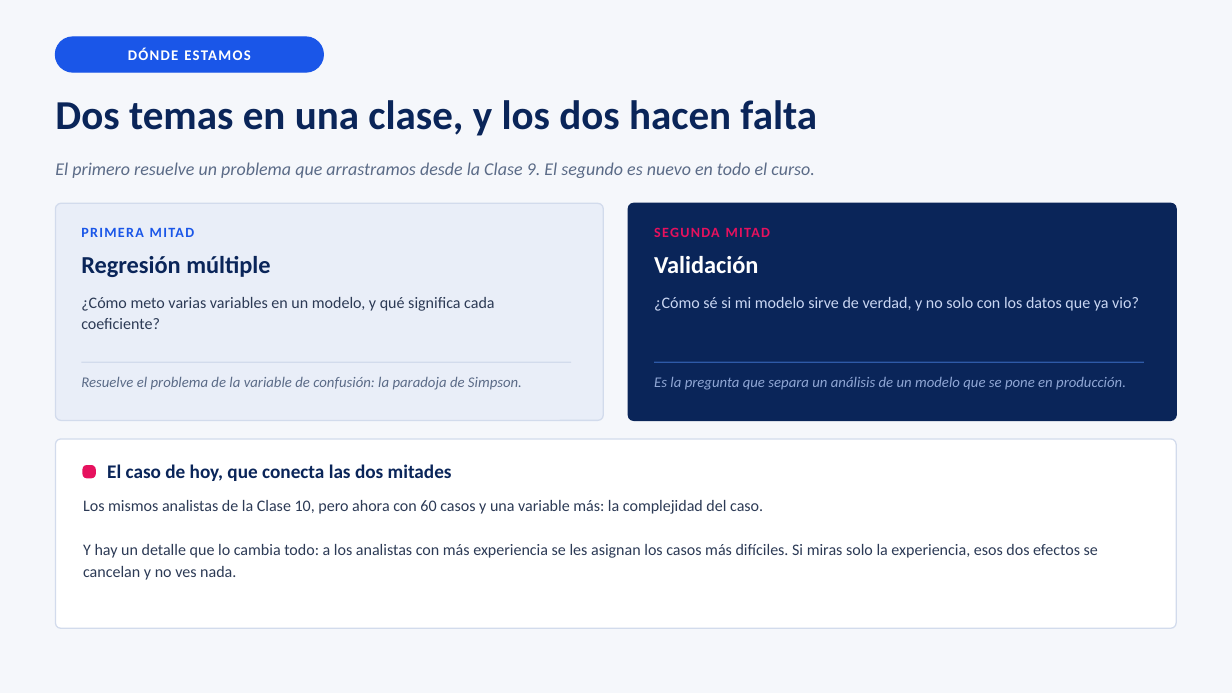
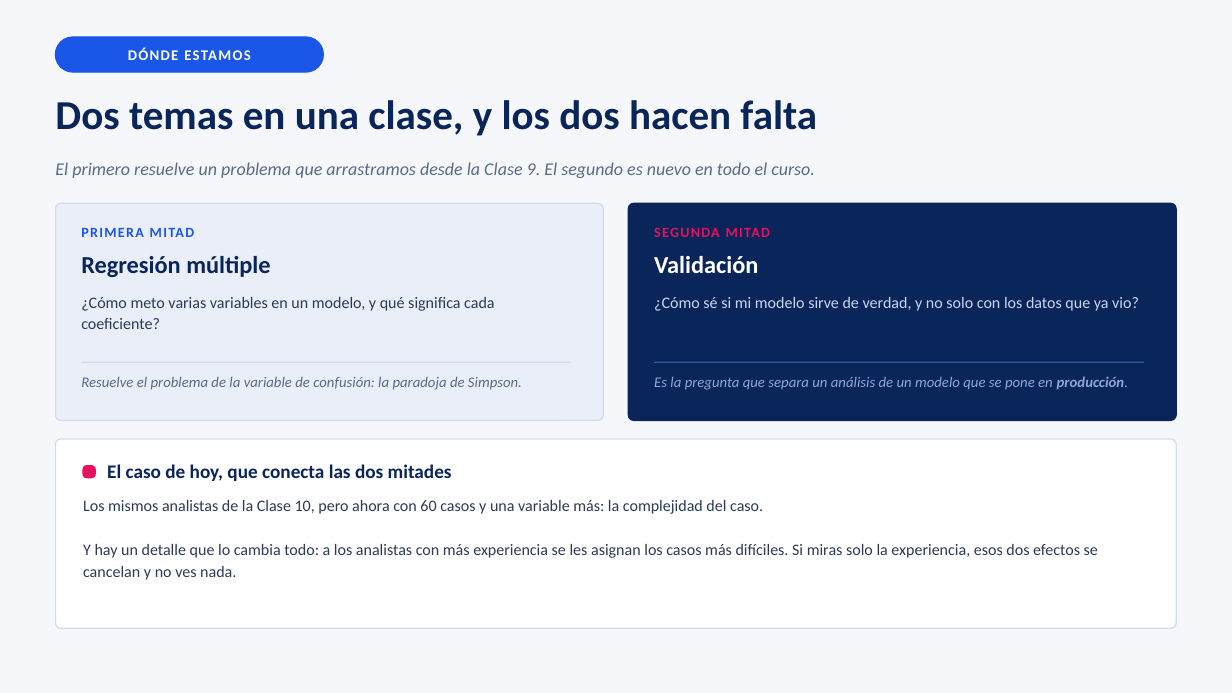
Before and after one commit to josefrodrim/Estad-stica-Descriptiva-E-Inferencial, a slide deck: slide 2 of Clase_11/PPT/Clase11_Regresion_Multiple.pptx. Drawn at 1232x693 pixels with LibreOffice and Linux fonts; fonts in the diff are those of the drawing. Boxes give left, top, right and bottom in pixels: in the first picture for what was removed or moved away, otherwise in the second. Text is boxed around its words. In the diff, an @@ line names an element or a change of style, - is before the commit and + after.

```diff
--- a/Clase_11/PPT/Clase11_Regresion_Multiple.pptx
+++ b/Clase_11/PPT/Clase11_Regresion_Multiple.pptx
@@ text "Es la pregunta que separa ..." at (654,376,1128,390): bold on in "producción." @@
```
Also in this commit, not shown: 3 other slides changed, 3 other files.
